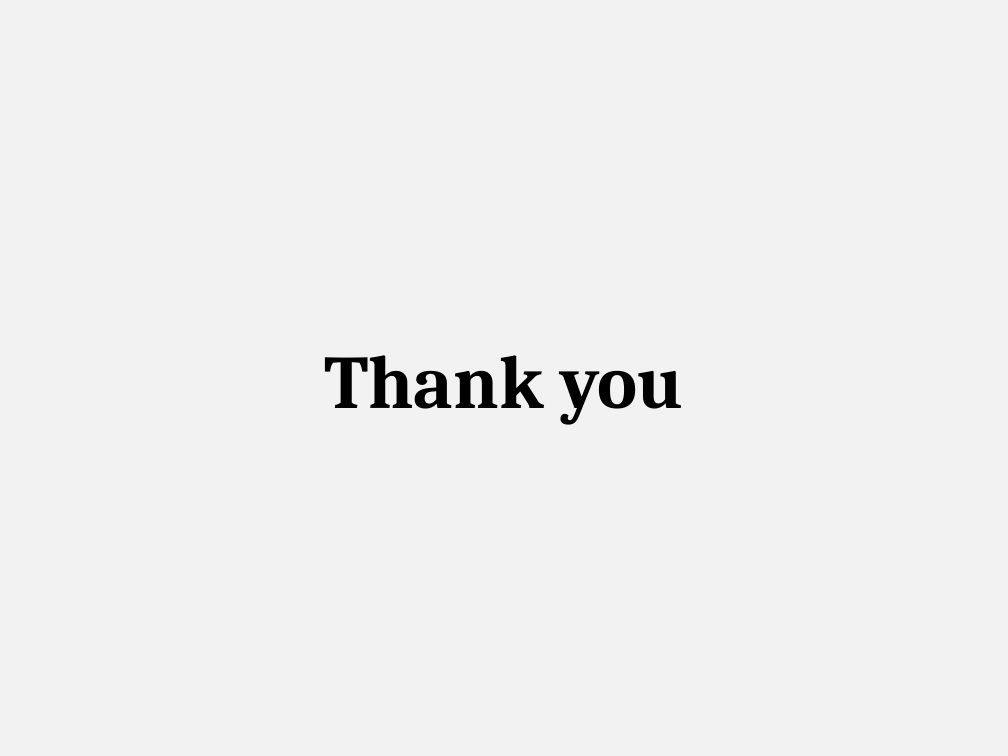
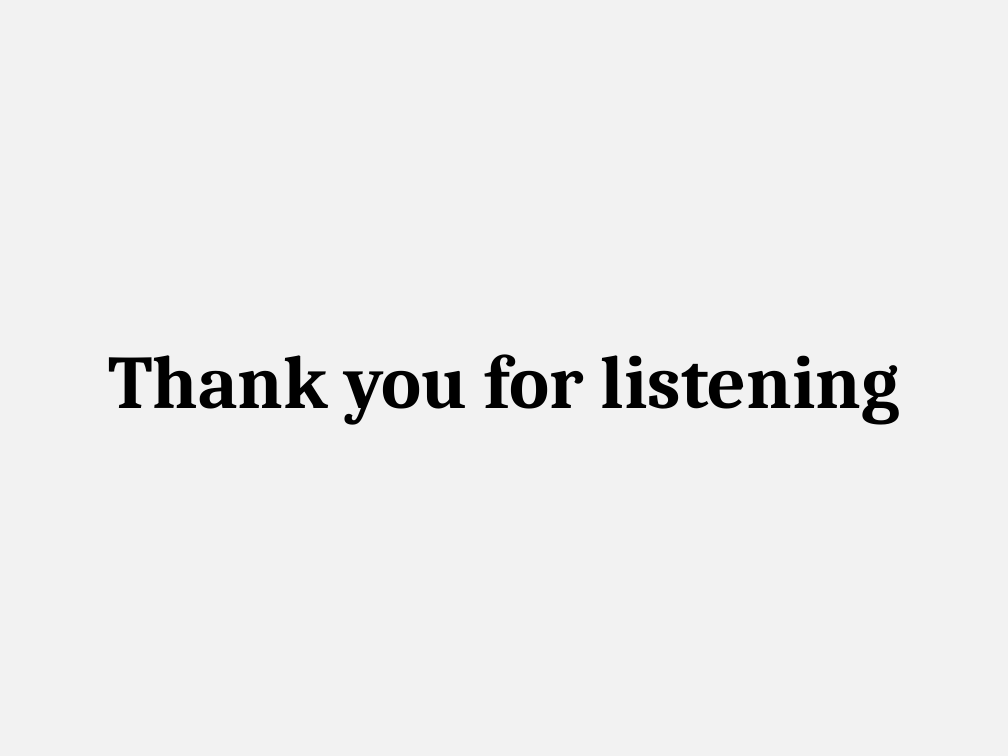
Before and after one commit to firzgard/CarRentalPortal, a slide deck: slide 83 of slide/CAR RENTAL PORTAL-Official.pptx (slide 79 before the commit). Drawn at 1008x756 pixels with LibreOffice and Linux fonts; fonts in the diff are those of the drawing. Boxes give left, top, right and bottom in pixels: in the first picture for what was removed or moved away, otherwise in the second. Text is boxed around its words. In the diff, an @@ line names an element or a change of style, - is before the commit and + after.

```diff
--- a/slide/CAR RENTAL PORTAL-Official.pptx
+++ b/slide/CAR RENTAL PORTAL-Official.pptx
@@ text at (108, 354, 900, 424): text changed @@
-Thank you
+Thank you for listening
```
Also in this commit, not shown: 2 other slides changed, 5 slides added.
